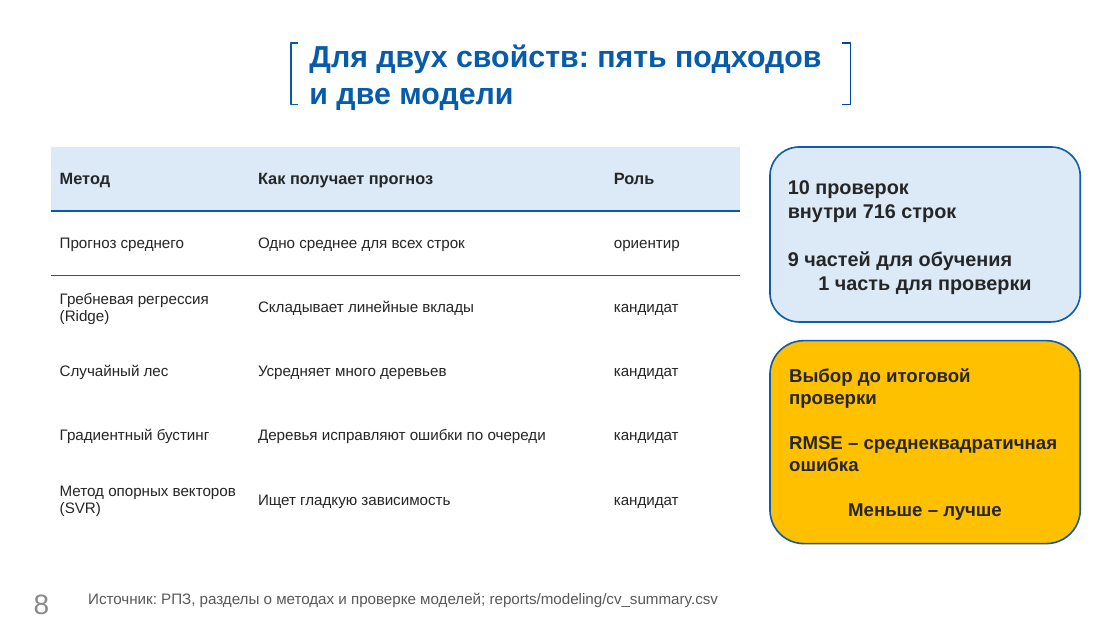
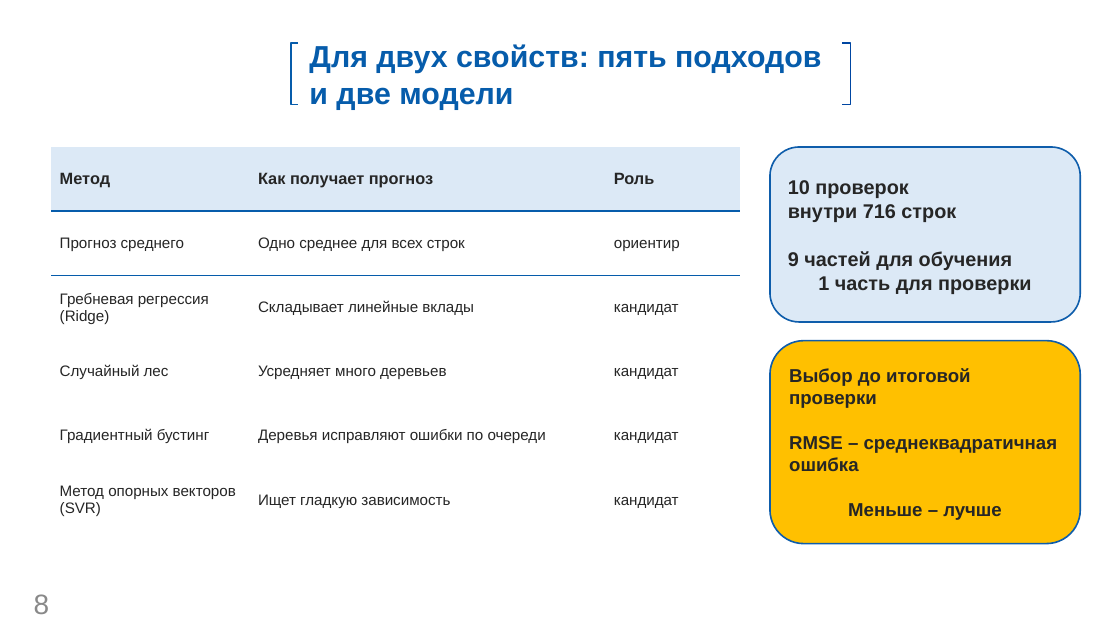
Before and after one commit to fpvcstep/composites-property-prediction, a slide deck: slide 8 of presentation/Презентация.pptx. Drawn at 1120x630 pixels with LibreOffice and Linux fonts; fonts in the diff are those of the drawing; background and template pictures are left out. Boxes give left, top, right and bottom in pixels: in the first picture for what was removed or moved away, otherwise in the second. Text is boxed around its words. In the diff, an @@ line names an element or a change of style, - is before the commit and + after.

```diff
--- a/presentation/Презентация.pptx
+++ b/presentation/Презентация.pptx
@@ text removed at box(88, 592, 718, 607) @@
-Источник: РПЗ, разделы о методах и проверке моделей; reports/modeling/cv_summary.csv
```
Also in this commit, not shown: 13 other slides changed, 1 other file.
